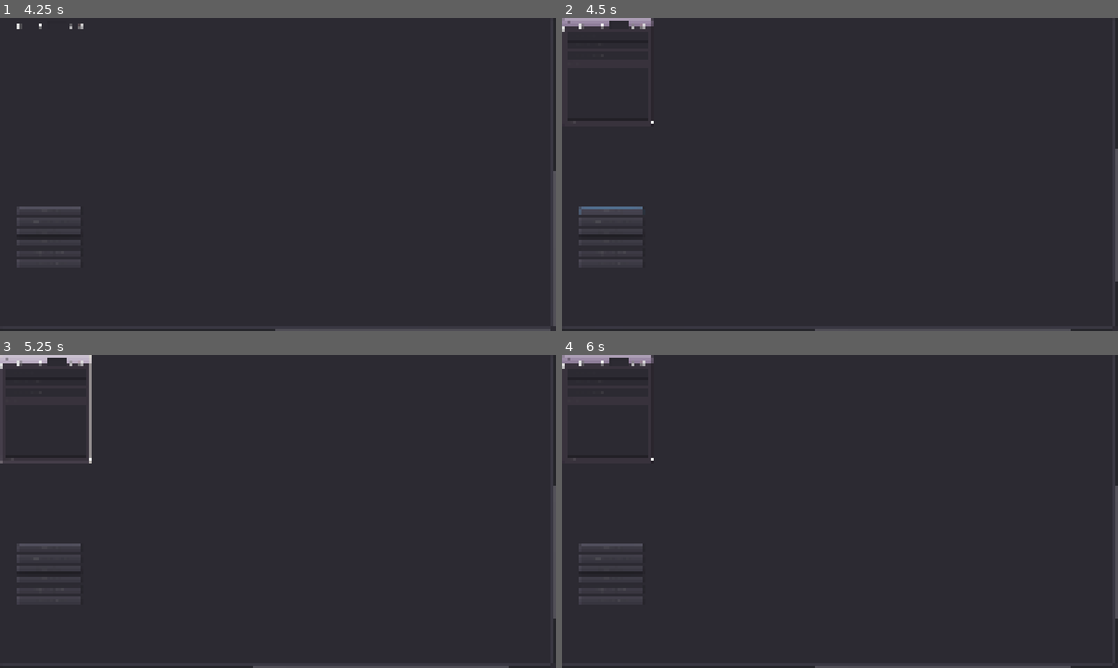
Above: before the commit, frames 1-4 (two rows, left to right).
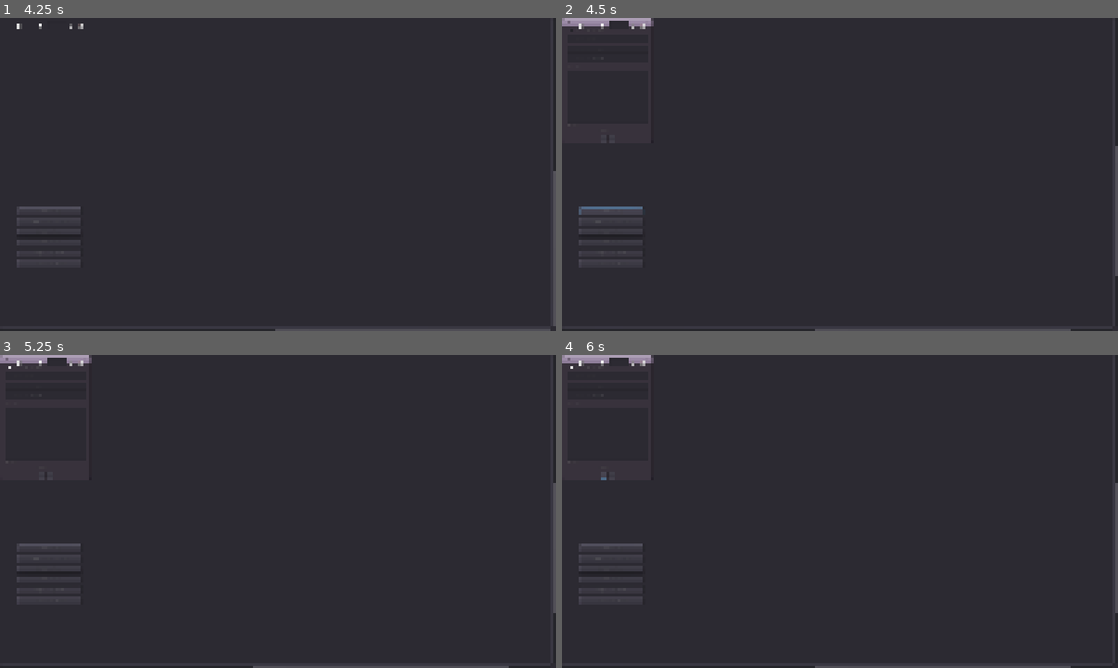
Above: after the commit, the same moments.

Repository: masterhand83/moon_dialogs
Game: Godot game, scene res://GUI/main_view.tscn
Two runs of this game, one before a commit and one after it. Both use one fixed random seed, a clock stepped at 60 frames per second and the inputs below.
Inputs (mouse positions are in pixels of both pictures, inside the frame that each line leads up to):
- Up to frame 1 (4.25 s): click "New Project" at 0.5 s; click (11, 24) at 1.25 s; click (33, 24) at 2 s; click (44, 24) at 2.75 s; click (77, 24) at 3.5 s
- Up to frame 2 (4.5 s): click "Add Dialog" at 4.25 s
- Up to frame 3 (5.25 s): click (44, 367) at 5 s, where only the run after the commit has a clickable "multiple choice"
- Up to frame 4 (6 s): click (606, 473) at 5.75 s, where only the run after the commit has a clickable "+"

Frame 1 is identical in both runs. In frame 2, less than 0.1% of the frame differs, in the area x 0-100%, y 2-85%; in frame 3, 0.6%, in the area x 0-100%, y 0-85%; in frame 4, less than 0.1%.

Commit message:
added choice menu

Diff:
--- /dev/null
+++ b/dialog_manager/dialog_manager.tscn
@@ -0,0 +1,3 @@
+[gd_scene format=2]
+
+[node name="DialogManager" type="Node"]
--- /dev/null
+++ b/dialog_node/choice_menu.gd
@@ -0,0 +1,11 @@
+extends VBoxContainer
+signal add_choice()
+signal delete_choice()
+
+
+func _on_AddChoiceButton_pressed() -> void:
+    emit_signal('add_choice')
+
+
+func _on_DelChoiceButton_pressed() -> void:
+    emit_signal('delete_choice')
--- /dev/null
+++ b/dialog_node/choice_menu.tscn
@@ -0,0 +1,40 @@
+[gd_scene load_steps=2 format=2]
+
+[ext_resource path="res://dialog_node/choice_menu.gd" type="Script" id=1]
+
+[node name="ChoiceMenu" type="VBoxContainer"]
+margin_right = 137.0
+margin_bottom = 85.0
+alignment = 1
+script = ExtResource( 1 )
+__meta__ = {
+"_edit_use_anchors_": false
+}
+
+[node name="Label" type="Label" parent="."]
+margin_top = 23.0
+margin_right = 137.0
+margin_bottom = 37.0
+text = "choices"
+align = 1
+valign = 1
+
+[node name="HBoxContainer" type="HBoxContainer" parent="."]
+margin_top = 41.0
+margin_right = 137.0
+margin_bottom = 61.0
+alignment = 1
+
+[node name="AddChoiceButton" type="Button" parent="HBoxContainer"]
+margin_left = 48.0
+margin_right = 68.0
+margin_bottom = 20.0
+text = "+"
+
+[node name="DelChoiceButton" type="Button" parent="HBoxContainer"]
+margin_left = 72.0
+margin_right = 89.0
+margin_bottom = 20.0
+text = "-"
+[connection signal="pressed" from="HBoxContainer/AddChoiceButton" to="." method="_on_AddChoiceButton_pressed"]
+[connection signal="pressed" from="HBoxContainer/DelChoiceButton" to="." method="_on_DelChoiceButton_pressed"]
--- /dev/null
+++ b/dialog_node/dialog_node.gd
@@ -0,0 +1,6 @@
+extends GraphNode
+
+
+func _on_DialogNode_close_request() -> void:
+    self.clear_all_slots()
+    self.queue_free()
--- a/dialog_node/dialog_node.tscn
+++ b/dialog_node/dialog_node.tscn
@@ -1,15 +1,18 @@
-[gd_scene load_steps=2 format=2]
+[gd_scene load_steps=4 format=2]
 
 [ext_resource path="res://dialog_node/dialog_inputs.tscn" type="PackedScene" id=1]
+[ext_resource path="res://dialog_node/dialog_node.gd" type="Script" id=2]
+[ext_resource path="res://dialog_node/choice_menu.tscn" type="PackedScene" id=3]
 
-[node name="DialogNode" type="GraphNode"]
+[node name="StartingDialogNode" type="GraphNode"]
 anchor_top = -0.000964491
 anchor_bottom = -0.000964491
-margin_top = -1.6247
+margin_top = -2.06109
 margin_right = 263.0
-margin_bottom = 310.375
+margin_bottom = 309.939
 title = "0"
-slot/0/left_enabled = true
+show_close = true
+slot/0/left_enabled = false
 slot/0/left_type = 0
 slot/0/left_color = Color( 1, 1, 1, 1 )
 slot/0/right_enabled = false
@@ -24,26 +27,42 @@
 slot/2/left_enabled = false
 slot/2/left_type = 0
 slot/2/left_color = Color( 1, 1, 1, 1 )
-slot/2/right_enabled = true
+slot/2/right_enabled = false
 slot/2/right_type = 0
 slot/2/right_color = Color( 1, 1, 1, 1 )
+slot/3/left_enabled = false
+slot/3/left_type = 0
+slot/3/left_color = Color( 1, 1, 1, 1 )
+slot/3/right_enabled = false
+slot/3/right_type = 0
+slot/3/right_color = Color( 1, 1, 1, 1 )
+script = ExtResource( 2 )
 __meta__ = {
 "_edit_use_anchors_": false
 }
 
-[node name="Label" type="Label" parent="."]
+[node name="CheckBox" type="CheckBox" parent="."]
 margin_left = 16.0
 margin_top = 24.0
 margin_right = 247.0
-margin_bottom = 38.0
+margin_bottom = 48.0
+text = "multiple choice"
 
 [node name="DialogInputs" parent="." instance=ExtResource( 1 )]
+margin_top = 49.0
 margin_right = 247.0
-margin_bottom = 291.0
+margin_bottom = 301.0
 
-[node name="next" type="Label" parent="."]
+[node name="Label" type="Label" parent="."]
 margin_left = 16.0
-margin_top = 292.0
+margin_top = 302.0
 margin_right = 247.0
-margin_bottom = 306.0
-text = "next"
+margin_bottom = 316.0
+text = "Next"
+
+[node name="ChoiceMenu" parent="." instance=ExtResource( 3 )]
+margin_left = 16.0
+margin_top = 317.0
+margin_right = 247.0
+margin_bottom = 355.0
+[connection signal="close_request" from="." to="." method="_on_DialogNode_close_request"]
